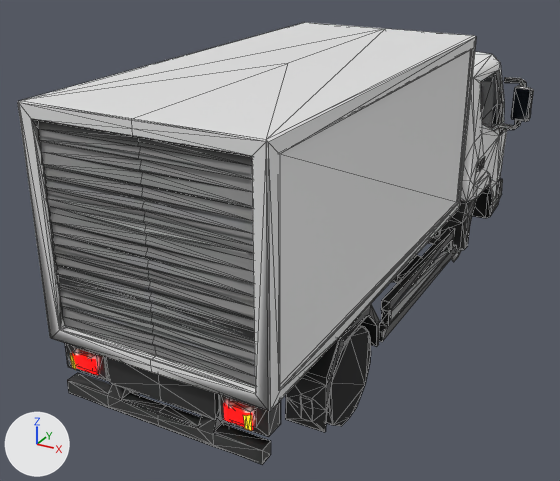
What one commit did to the glTF model public/models/truck.glb.
One viewpoint serves both versions: a 50 mm camera at (3.67, -8.24, 4.3) aimed at (-0.47, -0.71, 0.54). Lighting does not change. The marker at lower left points along +X, +Y and +Z. The older version comes first. Mesh edges are drawn as thin lines on the coarser meshes.

Names of what the first picture shows: 'body' and 4 more.
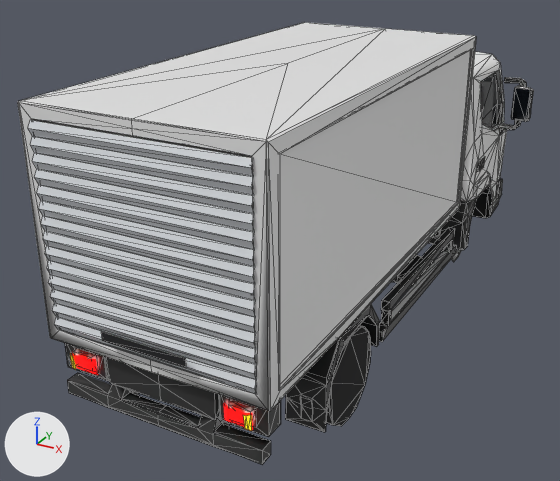
Changed parts and their boxes [x1, y1, x2, y2] in the pictures (560 x 481 px):
'door', added
    after: [28, 120, 257, 394]
    faces in mat_door (light grey #d3d6da): [28, 120, 257, 394]
    faces in mat_handle (black #2a2a2c): [101, 332, 186, 367]

What the commit changed:
Material 'handle' (mat_handle) is new.
Its base color is (0.0232, 0.0232, 0.0252) (black #2a2a2c).
Its metallic is 0.4.
Its roughness is 0.6.
Material 'door' (mat_door) is new.
Its base color is (0.651, 0.672, 0.701) (light grey #d3d6da).
Mesh me_door is new.
It has 88 vertices, 84 faces and spans x -1.04..1.04, y -3.93..-3.84, z 0.74..2.68.
Faces by material slot: [82, 2].
It uses material mat_door (light grey #d3d6da).
It uses material mat_handle (black #2a2a2c).
Object 'door' (ob_door) is new; it shows me_door.
Its location is (0.0, 0.0, 0.0).
